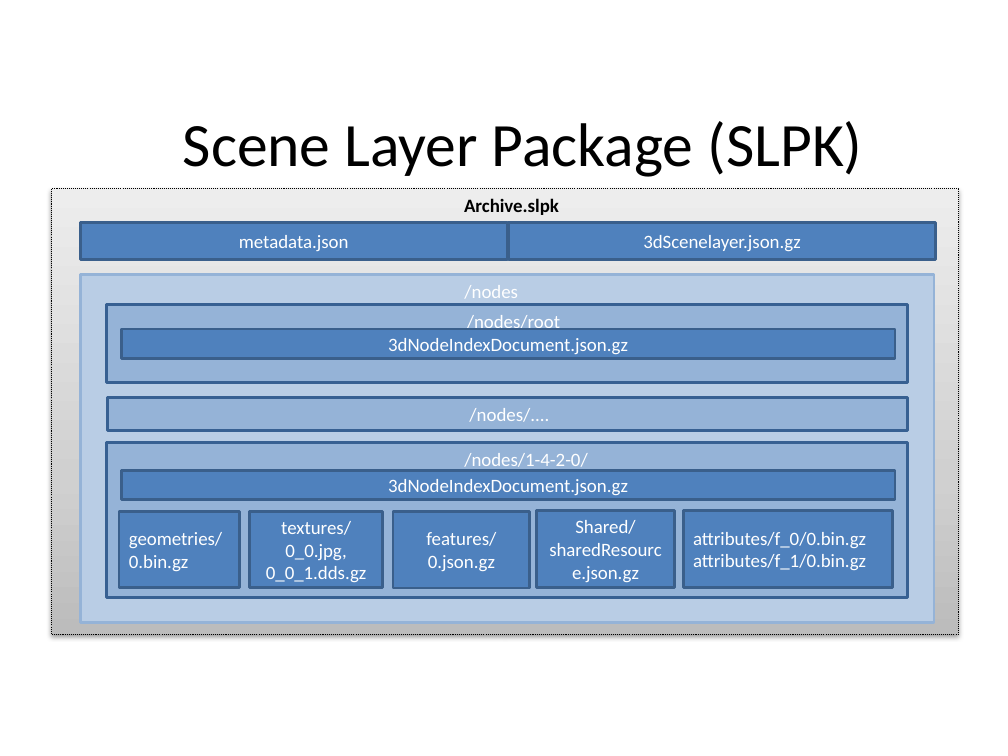
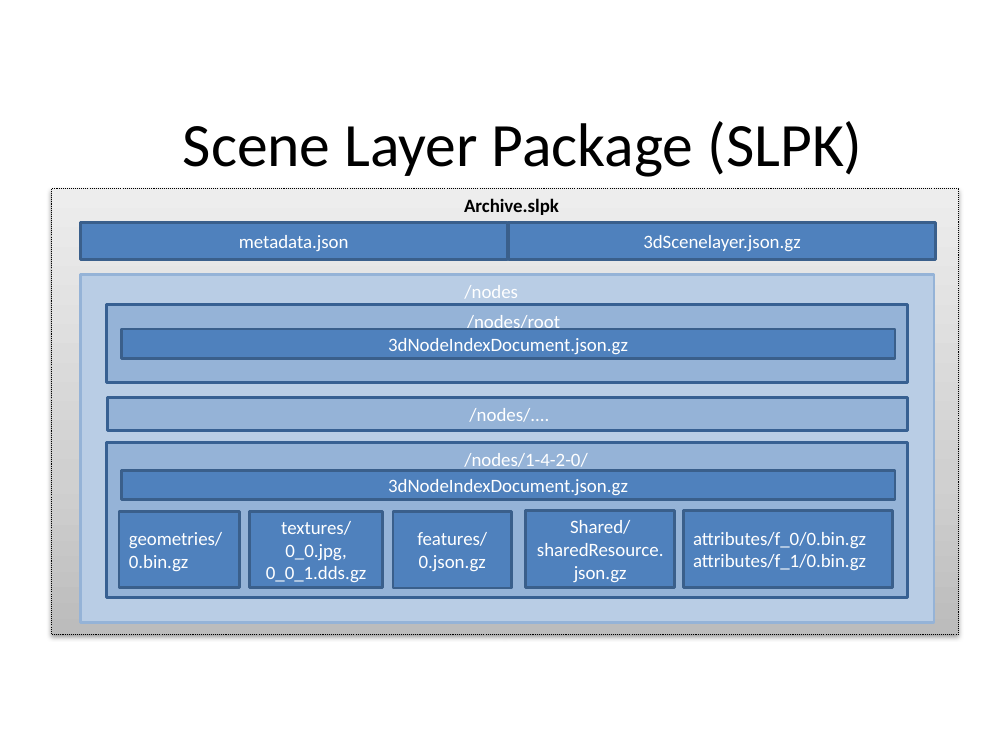
Before and after one commit to Esri/i3s-spec, a slide deck: slide 4 of format/uml/SpecificationFigures.pptx. Drawn at 1008x756 pixels with LibreOffice and Linux fonts; fonts in the diff are those of the drawing. Boxes give left, top, right and bottom in pixels: in the first picture for what was removed or moved away, otherwise in the second. Text is boxed around its words. In the diff, an @@ line names an element or a change of style, - is before the commit and + after.

```diff
--- a/format/uml/SpecificationFigures.pptx
+++ b/format/uml/SpecificationFigures.pptx
@@ rectangle "features/ 0.json.gz": place and size @@
-rectangle "features/ 0.json.gz" at [393, 511, 530, 588]
+rectangle "features/ 0.json.gz" at [393, 511, 512, 588]
@@ rectangle "Shared/ sharedResource.json.gz": place and size @@
-rectangle "Shared/ sharedResource.json.gz" at [536, 511, 674, 588]
+rectangle "Shared/ sharedResource.json.gz" at [525, 511, 674, 588]
```
Also in this commit, not shown: 1 other file.
